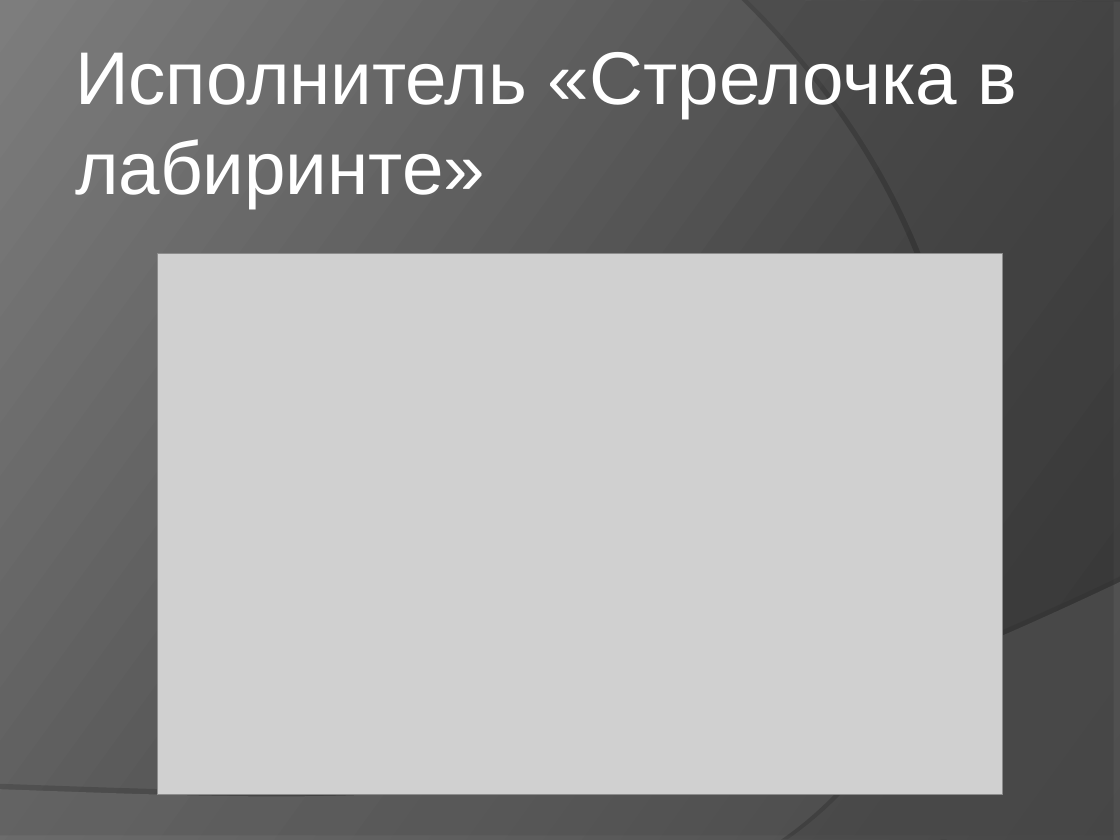
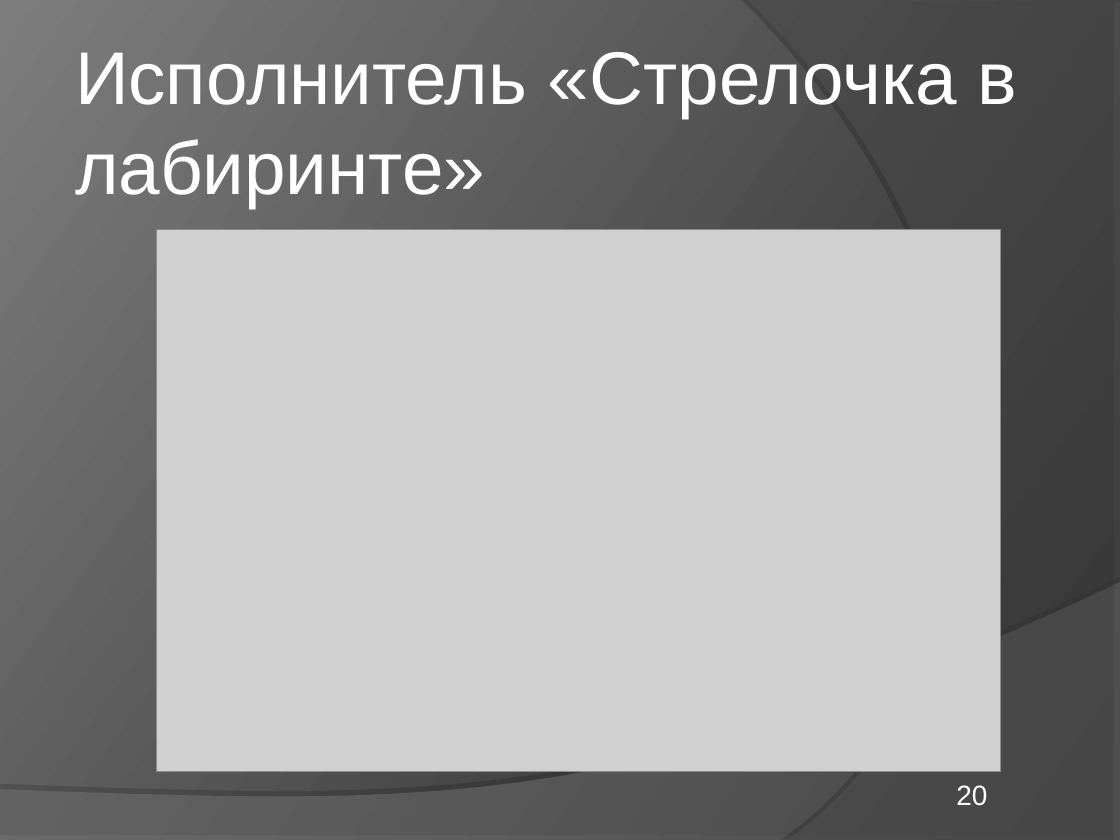
Before and after one commit to elvslv/DiplomaReport, a slide deck: slide 20 of C8503A_Vasilyeva_presentation.ppt. Drawn at 1120x840 pixels with LibreOffice and Linux fonts; fonts in the diff are those of the drawing; grey boxes stand for pictures. Boxes give left, top, right and bottom in pixels: in the first picture for what was removed or moved away, otherwise in the second. Text is boxed around its words. In the diff, an @@ line names an element or a change of style, - is before the commit and + after.

```diff
--- a/C8503A_Vasilyeva_presentation.ppt
+++ b/C8503A_Vasilyeva_presentation.ppt
@@ picture: place and size @@
-picture at (158, 253, 1002, 795)
+picture at (156, 230, 1000, 772)
@@ page number added at (956, 785, 987, 806), 18 pt, text #FFFFFF @@
+20
```
Also in this commit, not shown: 21 other slides changed, 2 slides added, 2 slides removed, 1 other file.
